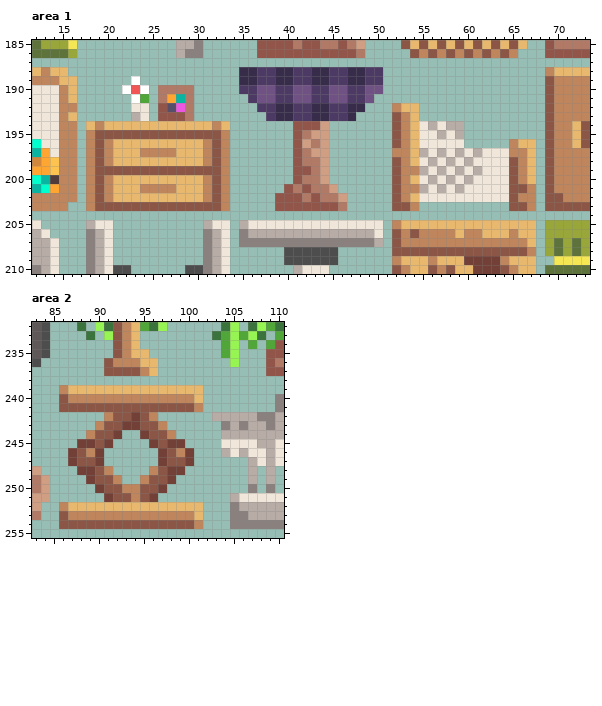
Pixel-art file, stored at Assets/Yaya/Artwork/Misc/System.ase. Above is the file before it was changed.
256x256 pixels, 1 frame. Colours within 5 levels of each other are drawn and written as one. Shown: area 1: x 12..73, y 185..210; area 2: x 83..110, y 232..255. The commit also changed other parts of the picture, which this record leaves out.
Once edited:
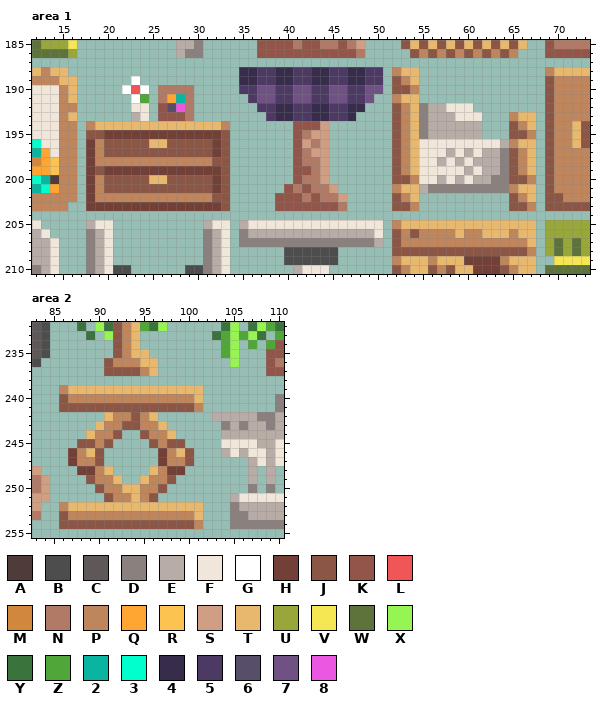
Palette (. is transparent): A #503b3b  B #4d4d4d  C #5e5858  D #8a817f  E #b8aca7  F #f0e6da  G #ffffff  H #734037  J #8c5646  K #925549  L #f05656  M #d1883c  N #b17a66  P #bf855c  Q #ffa532  R #fcc351  S #d09e83  T #e8b86f  U #99a63a  V #f5e753  W #5e733b  X #97f553  Y #3b733d  Z #51a63a  2 #09b5a1  3 #00ffcc  4 #372c4a  5 #4d3a64  6 #574f69  7 #6f5283  8 #ec57e1
Change:
Changed rows in their new state; - is an unchanged pixel.
Area 1:
first column x 18:
188 ----------------------------------PTT-------------
189 ----------------------------------JPT-------------
190 ----------------------------------JJP-------------
191 ----------------------------------PTT-------------
192 ----------------------------------JP-DEEFFF-------
193 -------------------------------------DEEEFFF---PTT
194 PT------------TP---------------------D-E--EE---JPT
195 J-HHHHHHHHHHHHHJ---------------------DE-E-EE---JJP
196 HPJJJJJ--JJJJJHJ--------------------------FFFFE---
197 HPJJJJJJJJJJJJHJ------------------J--F-FEFEFEEDJ--
198 HP-PPPPPPPPPP--J----------------------FEFEFEEED---
199 H-HHHHHHHHHHHHHJ--------------------TF-F-FEFEED---
200 HPJJJJJ--JJJJJHJ-------------------JP-FEFEFEEDD-JP
201 HPJJJJJJJJJJJJHJ------------------PTT-DDDDDDDDDPTT
202 HP-PPPPPPPPPP--J---------------------..........--T
203 HHHHHHHHHHHHHHHJ----------------------------------
Area 2:
first column x 88:
242 ---TPPJPT----
243 --TPPJJPPT---
244 -TPPJ--JPPT--
245 JJPJ----JPJJ-
246 PTJ-------PTJ
247 PPJ-------PPJ
248 --PT----TP---
249 -JPPT--TPPJ--
250 --JPPTTPPJ---
251 ---JPPTPJ----
Pixel boxes of the changes (left, top, right, bottom) in both pictures:
changed: (392, 67, 536, 202)
changed: (86, 121, 230, 211)
changed: (77, 412, 194, 502)
